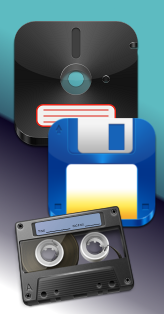
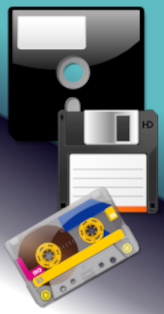
Revision of a layered (164, 314) image; what changed, layer by layer:
renamed "Cassette Graphite.png" to "Pasted Layer", painted on it over [4,186,142,309]
renamed "Floppy Small.png" to "Pasted Layer #1", painted on it over [46,108,164,230]
renamed "Floppy Large.png" to "Pasted Layer #2", painted on it over [7,6,148,149]
